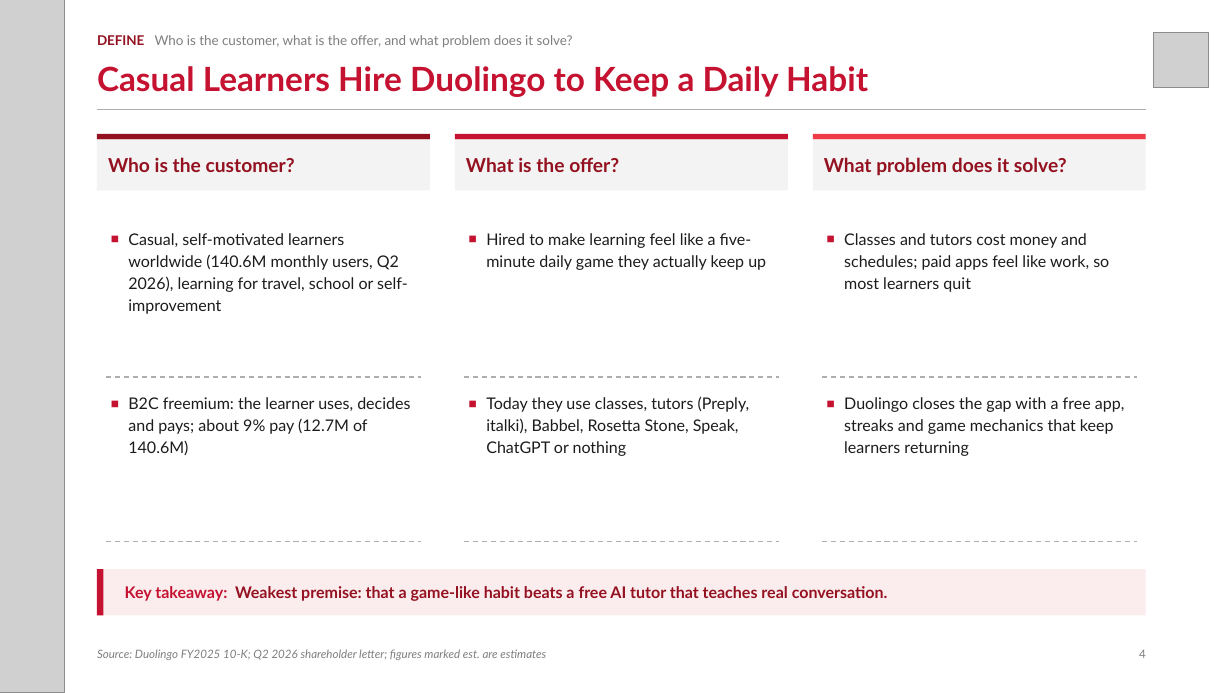
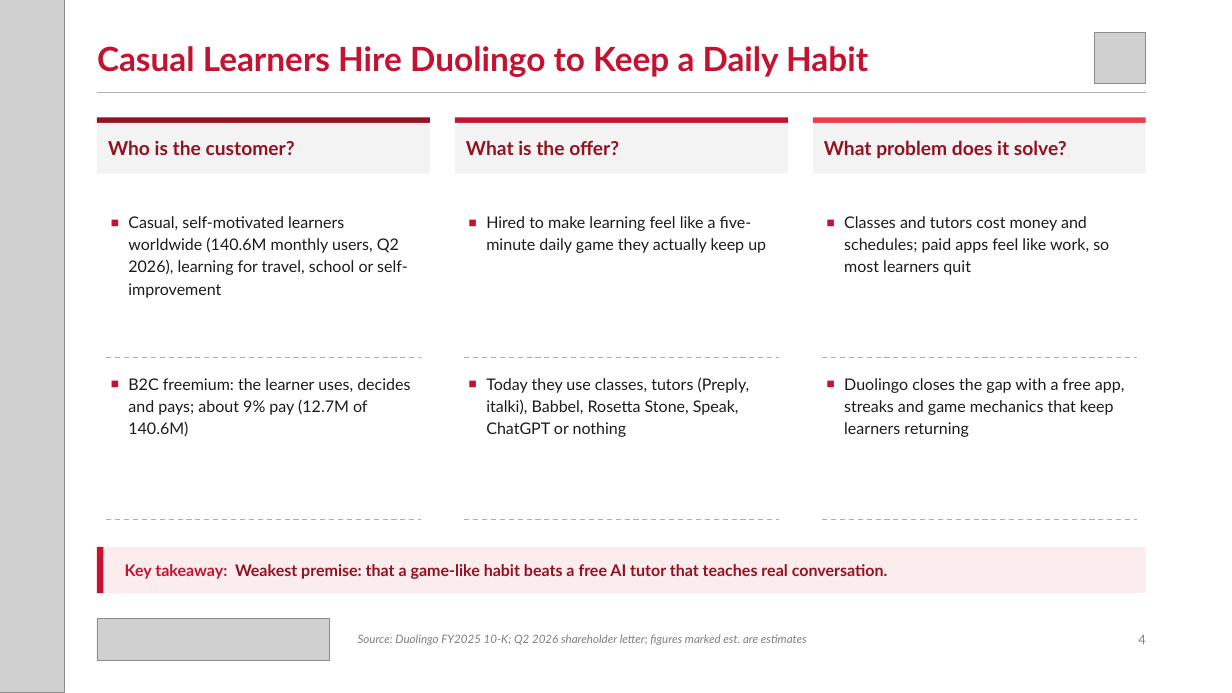
Before and after one commit to zuhayr77/AI-Business-Strategy-Agent, a slide deck: slide 4 of dccd-strategy-agent/examples/Duolingo_DCCD.pptx. Drawn at 1232x693 pixels with LibreOffice and Linux fonts; fonts in the diff are those of the drawing; grey boxes stand for pictures. Boxes give left, top, right and bottom in pixels: in the first picture for what was removed or moved away, otherwise in the second. Text is boxed around its words. In the diff, an @@ line names an element or a change of style, - is before the commit and + after.

```diff
--- a/dccd-strategy-agent/examples/Duolingo_DCCD.pptx
+++ b/dccd-strategy-agent/examples/Duolingo_DCCD.pptx
@@ text "Casual Learners Hire Duolingo to ...": place and size @@
-text "Casual Learners Hire Duolingo to ..." at [97,66,868,97]
+text "Casual Learners Hire Duolingo to ..." at [97,46,868,77]
@@ text removed at [97,35,573,48] @@
-DEFINE Who is the customer, what is the offer, and what problem does it solve?
@@ picture: place and size @@
-picture at [1153,32,1209,88]
+picture at [1095,32,1146,83]
@@ 6 rectangles, 1 line: place and size @@
-6 rectangles, 1 line at [97,109,1146,190]
+6 rectangles, 1 line at [97,92,1146,174]
@@ text "Casual, self-motivated learners worldwide (140.6M ...": place and size @@
-text "Casual, self-motivated learners worldwide (140.6M ..." at [128,233,408,314]
+text "Casual, self-motivated learners worldwide (140.6M ..." at [128,216,408,298]
@@ text "Hired to make learning feel ...": place and size @@
-text "Hired to make learning feel ..." at [486,233,766,270]
+text "Hired to make learning feel ..." at [486,216,766,253]
@@ text "Classes and tutors cost money ...": place and size @@
-text "Classes and tutors cost money ..." at [844,233,1109,292]
+text "Classes and tutors cost money ..." at [844,216,1109,275]
@@ 3 lines: place and size @@
-3 lines at [106,542,1137,542]
+3 lines at [106,519,1137,519]
@@ 4 texts, 3 lines, 2 rectangles: place and size @@
-4 texts, 3 lines, 2 rectangles at [97,377,1146,616]
+4 texts, 3 lines, 2 rectangles at [97,358,1146,593]
@@ picture added at [97,618,330,661] @@
@@ text "Source: Duolingo FY2025 10-K; Q2 ...": place and size @@
-text "Source: Duolingo FY2025 10-K; Q2 ..." at [97,649,546,660]
+text "Source: Duolingo FY2025 10-K; Q2 ..." at [358,634,807,645]
@@ text "Source: Duolingo FY2025 10-K; Q2 ..." at [358,634,807,645]: vertical alignment bottom to middle @@
@@ text "4": place and size @@
-text "4" at [1139,650,1146,658]
+text "4" at [1138,635,1145,644]
@@ text "4" at [1138,635,1145,644]: size 9 to 10 pt; vertical alignment bottom to middle @@
```
Also in this commit, not shown: 8 other slides changed, 14 other files.
